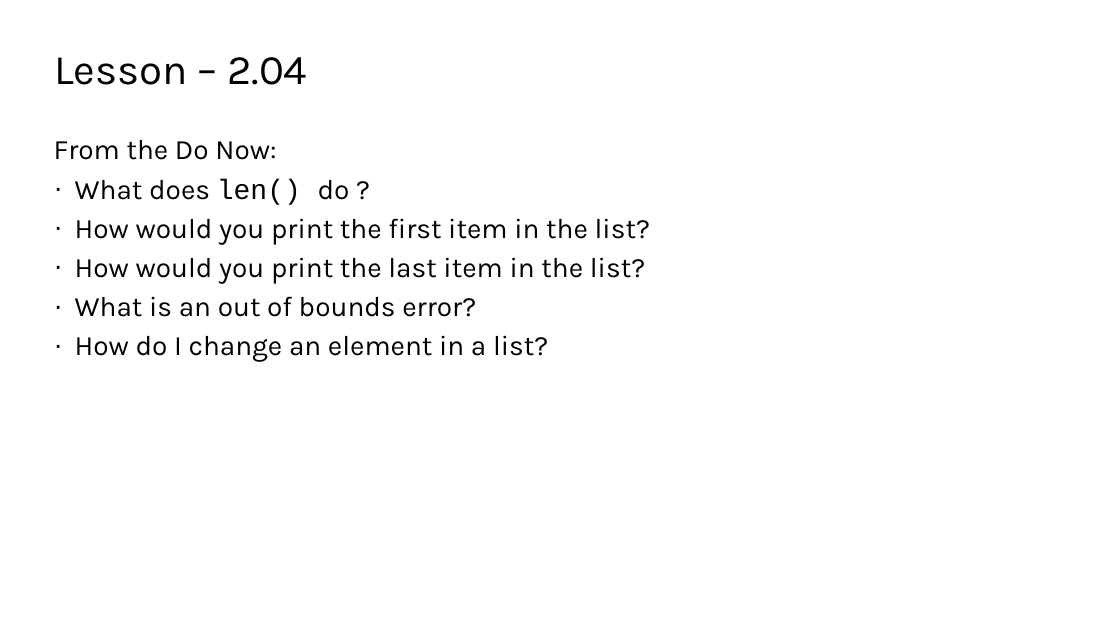
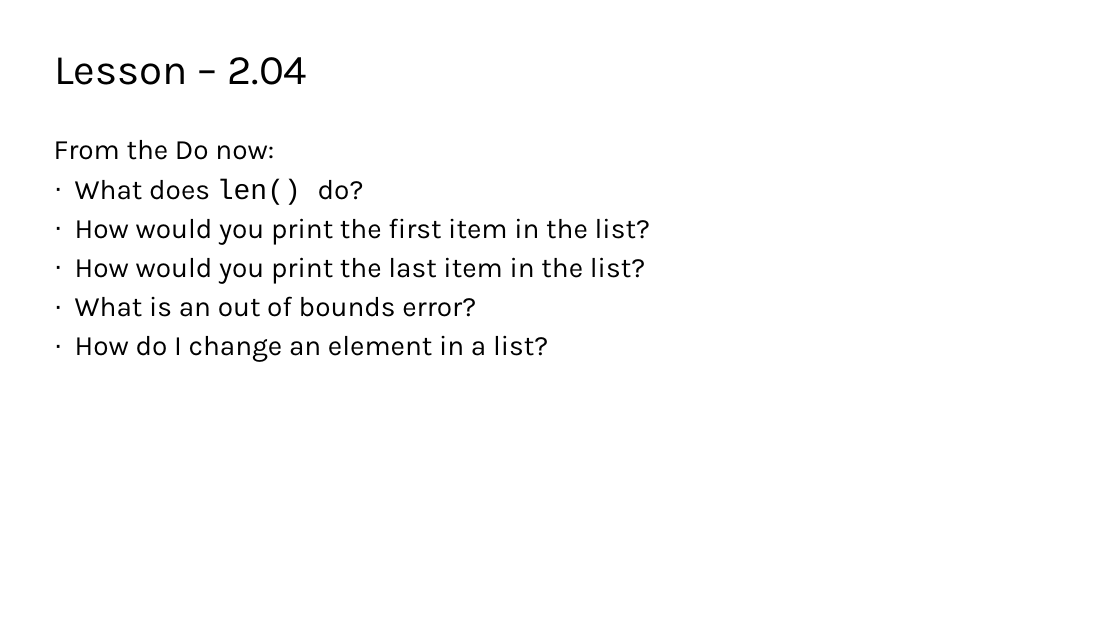
Before and after one commit to TEALSK12/2nd-semester-introduction-to-computer-science, a slide deck: slide 7 of units/2_unit/slidedecks/Intro Python 2.04 TEALS.pptx. Drawn at 1120x630 pixels with LibreOffice and Linux fonts; fonts in the diff are those of the drawing; background and template pictures are left out. Boxes give left, top, right and bottom in pixels: in the first picture for what was removed or moved away, otherwise in the second. Text is boxed around its words. In the diff, an @@ line names an element or a change of style, - is before the commit and + after.

```diff
--- a/units/2_unit/slidedecks/Intro Python 2.04 TEALS.pptx
+++ b/units/2_unit/slidedecks/Intro Python 2.04 TEALS.pptx
@@ text at (54, 140, 364, 205): text changed @@
-From the Do Now:
-· What does len() do ?
+From the Do now:
+· What does len() do?
```
Also in this commit, not shown: 10 other slides changed.
